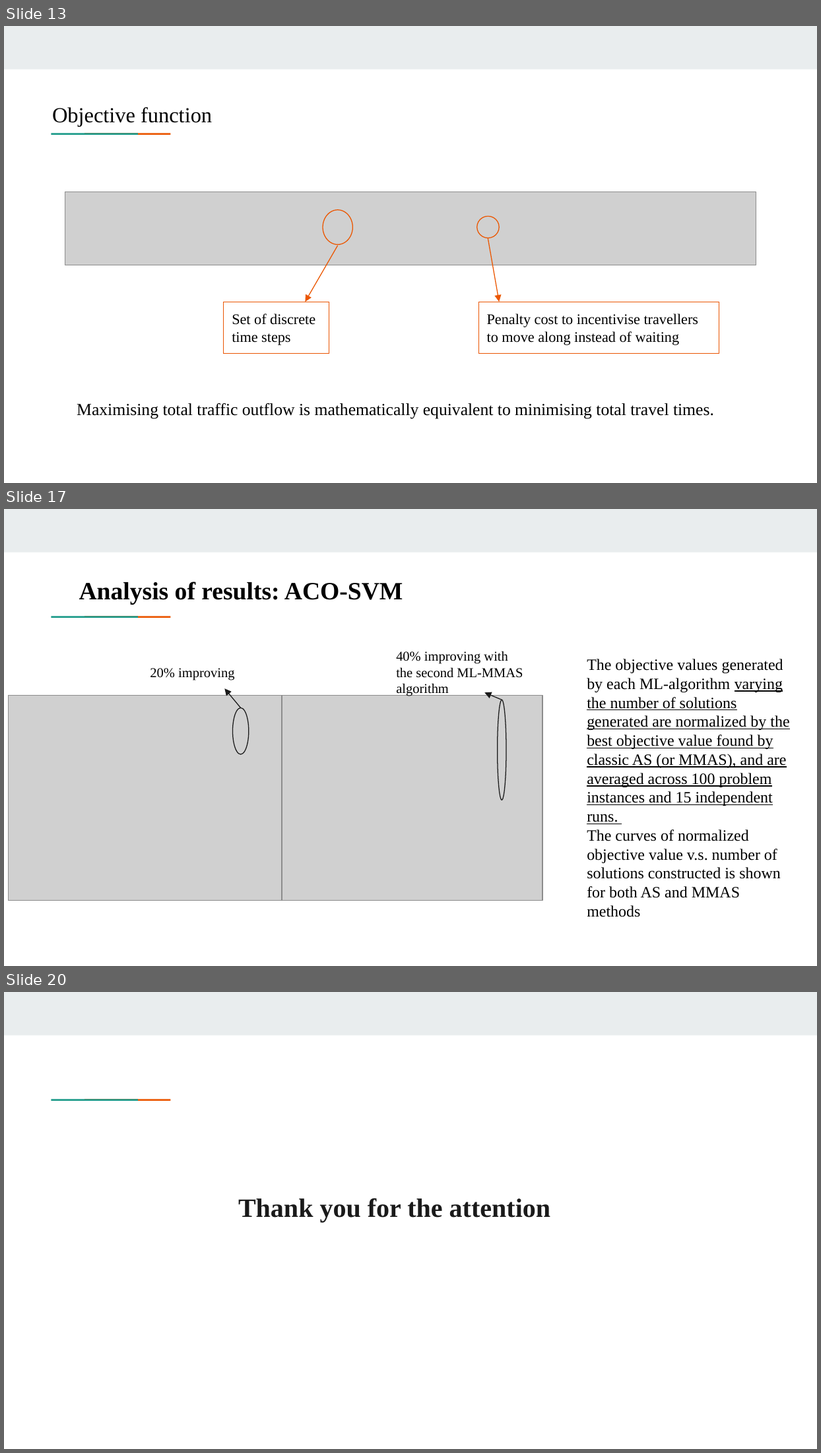
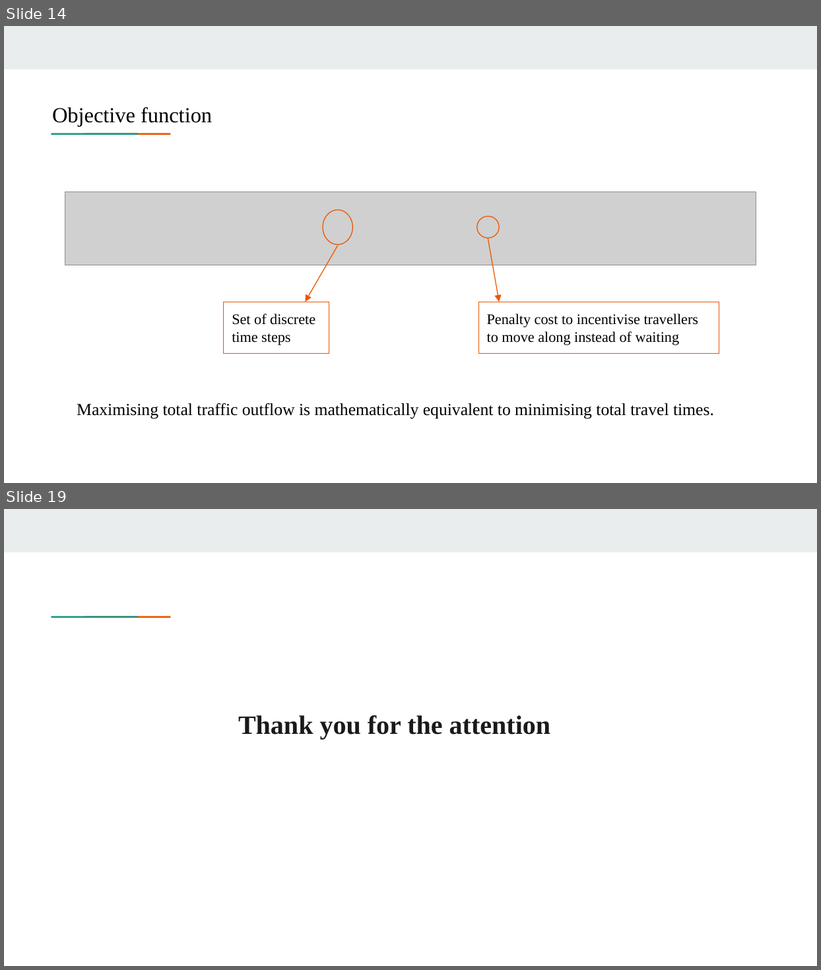
Before and after one commit to saraserafino/WirelessChargingLanes-Optimisation, a slide deck: presentation.pptx. Shown one above the other, each under a label of ours: slides 13, 17 and 20 before the commit, slides 14 and 19 after it; the slides between them are not shown. The pictures are 821x1453 and 821x970 pixels, drawn with LibreOffice and Linux fonts; fonts in the diff are those of the drawing; grey boxes stand for pictures. Boxes give left, top, right and bottom in pixels: in the first picture for what was removed or moved away, otherwise in the second. Text is boxed around its words. In the diff, an @@ line names an element or a change of style, - is before the commit and + after.

```diff
--- a/presentation.pptx
+++ b/presentation.pptx
@@ slide 17 removed at box(4, 509, 817, 966), background #FFFFFF; not listed: 3 template elements that a slide beside it also shows @@
@@ text removed at box(79, 582, 403, 605) @@
-Analysis of results: ACO-SVM
@@ text removed at box(396, 651, 523, 696) @@
-40% improving with the second ML-MMAS algorithm
@@ text removed at box(587, 659, 789, 918) @@
-The objective values generated by each ML-algorithm varying the number of solutions generated are normalized by the best objective value found by classic AS (or MMAS), and are averaged across 100 problem instances and 15 independent runs.
-The curves of normalized objective value v.s. number of solutions constructed is shown for both AS and MMAS methods
@@ text removed at box(150, 668, 234, 681) @@
-20% improving
@@ picture removed at box(8, 696, 282, 901) @@
@@ arrow removed from (241, 708) to (224, 689) @@
@@ picture removed at box(269, 696, 543, 901) @@
@@ arrow removed from (502, 700) to (484, 692) @@
@@ ellipse removed at box(498, 700, 506, 800) @@
@@ ellipse removed at box(232, 708, 249, 755) @@
@@ what was slide 13 is now slide 14 @@
@@ what was slide 20 is now slide 19 @@
```
Also in this commit, not shown: 4 slides changed, 3 slides added, 3 other slides removed.
